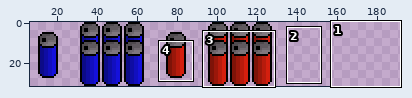
One commit to this sprite sheet: entity/enemy/enemy_drops/experience/cans.png. Above: a wide view before the commit, with the close-up outlined.
Close-up. Earlier state:
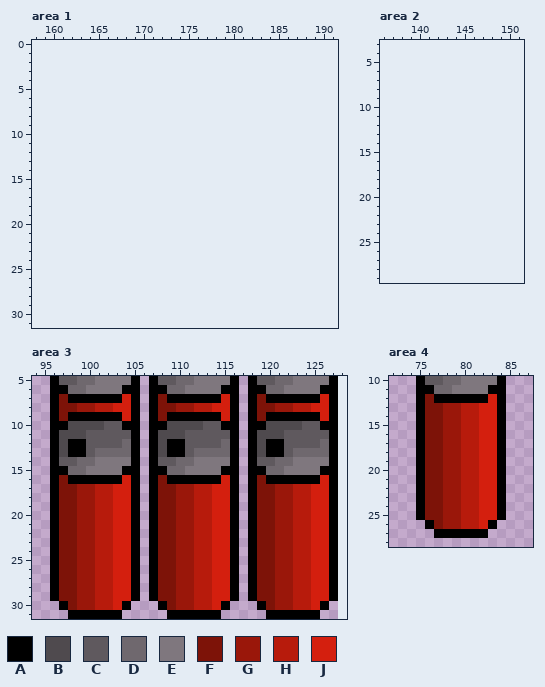
The file is 128x32 pixels. Shown: area 1: x 158..191, y 0..31; area 2: x 136..151, y 3..29; area 3: x 94..128, y 5..31; area 4: x 72..87, y 10..28. The old version is drawn lined up with the new one, on the new canvas. The wide view leaves out empty margins.
Palette (. is transparent): A #000000  B #4f4a4e  C #5f595e  D #6f686e  E #7f777e  F #7d1308  G #9a170a  H #b71b0c  J #d41f0e
Once edited:
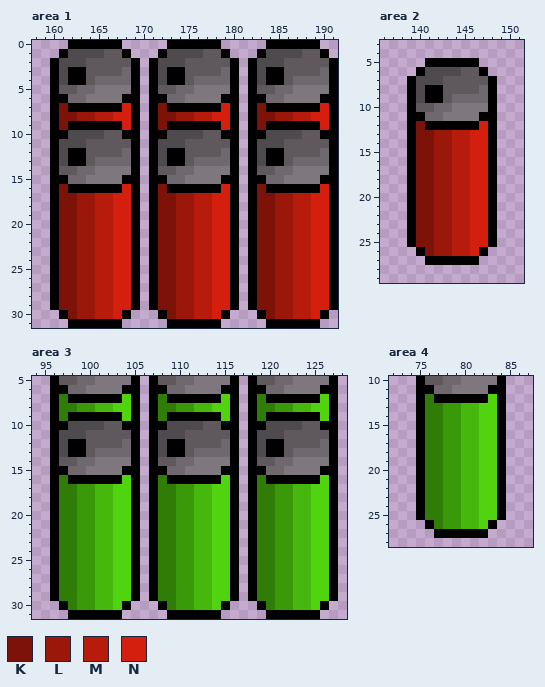
Colours new in this view: K #7d1308  L #9a170a  M #b71b0c  N #d41f0e
Change:
canvas 128x32 -> 192x32
colour F: #7d1308 -> #2f7d07
colour G: #9a170a -> #399909
colour H: #b71b0c -> #46b80d
colour J: #d41f0e -> #50d40f
Changed rows in their new state; - is a pixel that keeps its letter.
Area 1:
first column x 160:
 0 --AAAAAA-----AAAAAA-----AAAAAA--
 1 -ABBBBCCA---ABBBBCCA---ABBBBCCA-
 2 ABBBCCCCCA-ABBBCCCCCA-ABBBCCCCCA
 3 ABAACCCCDA-ABAACCCCDA-ABAACCCCDA
 4 ABAACDDDDA-ABAACDDDDA-ABAACDDDDA
 5 ACCDDEEEEA-ACCDDEEEEA-ACCDDEEEEA
 6 AADDEEEEAA-AADDEEEEAA-AADDEEEEAA
 7 AKAAAAAANA-AKAAAAAANA-AKAAAAAANA
 8 AKKLLMMNNA-AKKLLMMNNA-AKKLLMMNNA
 9 AKAAAAAANA-AKAAAAAANA-AKAAAAAANA
10 AABBBBCCAA-AABBBBCCAA-AABBBBCCAA
11 ABBBCCCCCA-ABBBCCCCCA-ABBBCCCCCA
12 ABAACCCCDA-ABAACCCCDA-ABAACCCCDA
13 ABAACDDDDA-ABAACDDDDA-ABAACDDDDA
14 ACCDDEEEEA-ACCDDEEEEA-ACCDDEEEEA
15 AADDEEEEAA-AADDEEEEAA-AADDEEEEAA
16 AKAAAAAANA-AKAAAAAANA-AKAAAAAANA
17 AKKLLMMNNA-AKKLLMMNNA-AKKLLMMNNA
18 AKKLLMMNNA-AKKLLMMNNA-AKKLLMMNNA
19 AKKLLMMNNA-AKKLLMMNNA-AKKLLMMNNA
20 AKKLLMMNNA-AKKLLMMNNA-AKKLLMMNNA
21 AKKLLMMNNA-AKKLLMMNNA-AKKLLMMNNA
22 AKKLLMMNNA-AKKLLMMNNA-AKKLLMMNNA
23 AKKLLMMNNA-AKKLLMMNNA-AKKLLMMNNA
24 AKKLLMMNNA-AKKLLMMNNA-AKKLLMMNNA
25 AKKLLMMNNA-AKKLLMMNNA-AKKLLMMNNA
26 AKKLLMMNNA-AKKLLMMNNA-AKKLLMMNNA
27 AKKLLMMNNA-AKKLLMMNNA-AKKLLMMNNA
28 AKKLLMMNNA-AKKLLMMNNA-AKKLLMMNNA
29 AKKLLMMNNA-AKKLLMMNNA-AKKLLMMNNA
30 -AKLLMMNA---AKLLMMNA---AKLLMMNA-
31 --AAAAAA-----AAAAAA-----AAAAAA--
Area 2:
first column x 139:
 5 --AAAAAA--
 6 -ABBBBCCA-
 7 ABBBCCCCCA
 8 ABAACCCCDA
 9 ABAACDDDDA
10 ACCDDEEEEA
11 AADDEEEEAA
12 AKAAAAAANA
13 AKKLLMMNNA
14 AKKLLMMNNA
15 AKKLLMMNNA
16 AKKLLMMNNA
17 AKKLLMMNNA
18 AKKLLMMNNA
19 AKKLLMMNNA
20 AKKLLMMNNA
21 AKKLLMMNNA
22 AKKLLMMNNA
23 AKKLLMMNNA
24 AKKLLMMNNA
25 AKKLLMMNNA
26 -AKLLMMNA-
27 --AAAAAA--
Pixel boxes of the changes (left, top, right, bottom) in both close-ups:
added: (50, 40, 338, 328)
added: (407, 58, 497, 265)
changed: (59, 394, 329, 421)
changed: (59, 475, 329, 610)
changed: (425, 394, 497, 529)
